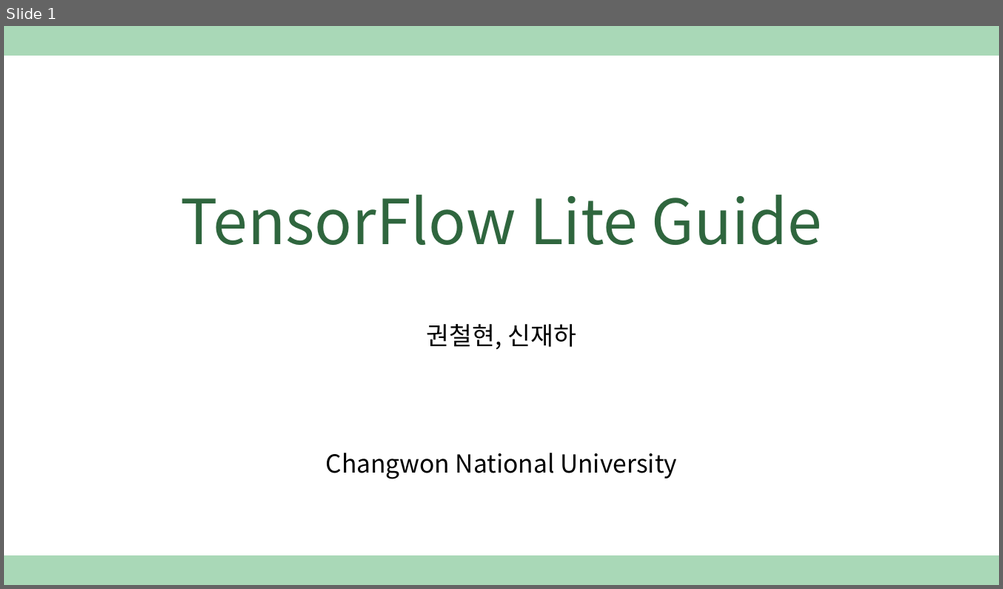
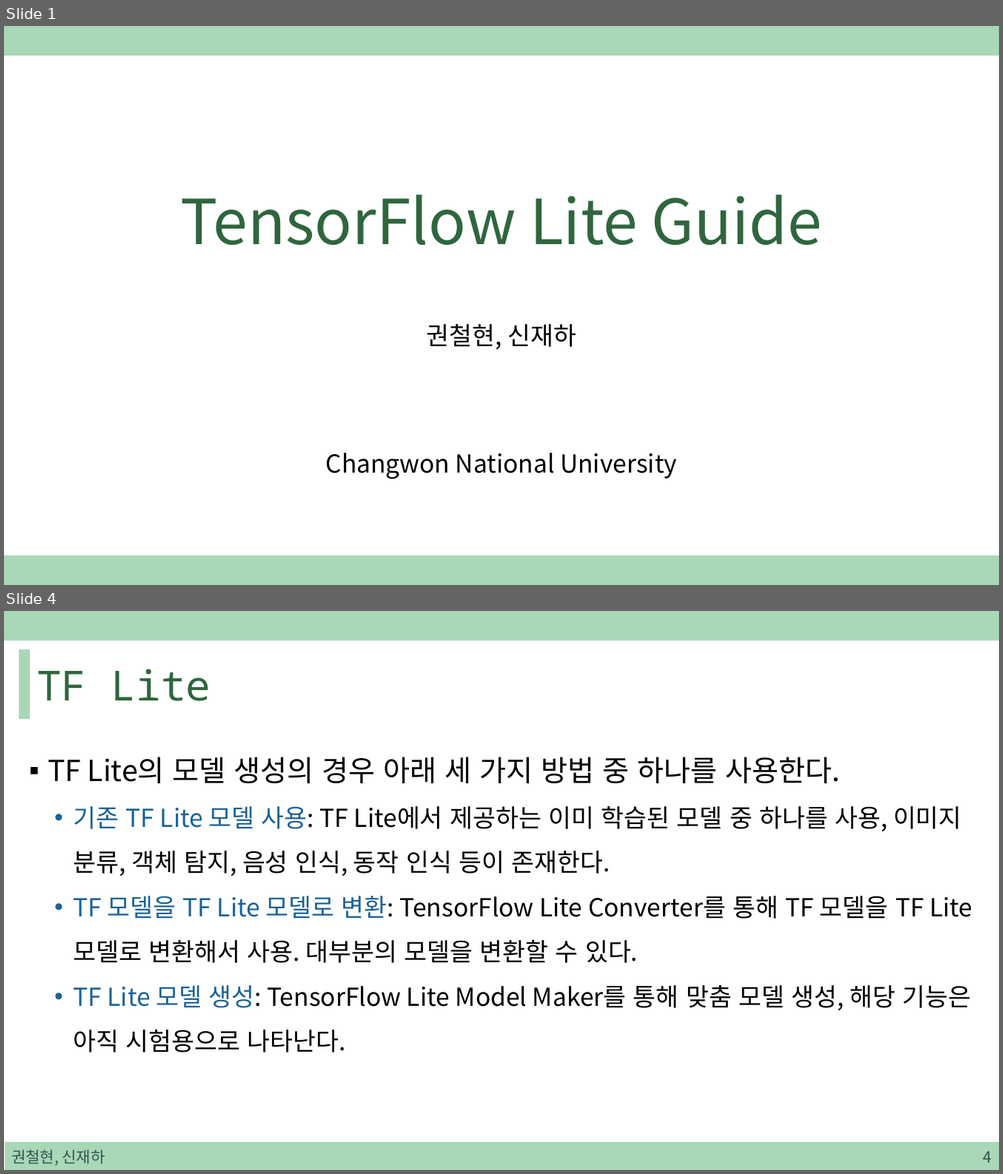
Before and after one commit to sjh4287/capston, a slide deck: 2022.01.07/TensorFlow Lite Guide.pptx. Shown one above the other, each under a label of ours: slide 1 before the commit, slides 1 and 4 after it; the slides between them are not shown. The pictures are 1003x589 and 1003x1174 pixels, drawn with LibreOffice and Linux fonts; fonts in the diff are those of the drawing. Boxes give left, top, right and bottom in pixels: in the first picture for what was removed or moved away, otherwise in the second. Text is boxed around its words. In the diff, an @@ line names an element or a change of style, - is before the commit and + after.

Commit message:
PPT

```diff
--- a/2022.01.07/TensorFlow Lite Guide.pptx
+++ b/2022.01.07/TensorFlow Lite Guide.pptx
@@ slide 4 added at (4, 611, 999, 1170), background #FFFFFF; not listed: 1 template element that a slide beside it also shows @@
@@ rectangle added at (20, 649, 29, 718), fill #A9D8B7, outline #A9D8B7 1 pt @@
@@ title added at (37, 669, 210, 701), 40 pt, text #2F663E @@
+TF Lite
@@ text added at (48, 757, 972, 1053), 24 pt, text #000000 @@
+▪ TF Lite의 모델 생성의 경우 아래 세 가지 방법 중 하나를 사용한다.
+  • 기존 TF Lite 모델 사용: TF Lite에서 제공하는 이미 학습된 모델 중 하나를 사용, 이미지 분류, 객체 탐지, 음성 인식, 동작 인식 등이 존재한다.
+  • TF 모델을 TF Lite 모델로 변환: TensorFlow Lite Converter를 통해 TF 모델을 TF Lite 모델로 변환해서 사용. 대부분의 모델을 변환할 수 있다.
+  • TF Lite 모델 생성: TensorFlow Lite Model Maker를 통해 맞춤 모델 생성, 해당 기능은 아직 시험용으로 나타난다.
@@ rectangle added at (5, 1143, 999, 1170), fill #A9D8B7, outline #A9D8B7 1 pt @@
@@ text added at (11, 1150, 105, 1166), 15 pt, text #305250 @@
+권철현, 신재하
@@ page number added at (982, 1151, 991, 1163), 15 pt, text #305250 @@
+4
```
Also in this commit, not shown: 21 other slides added.
